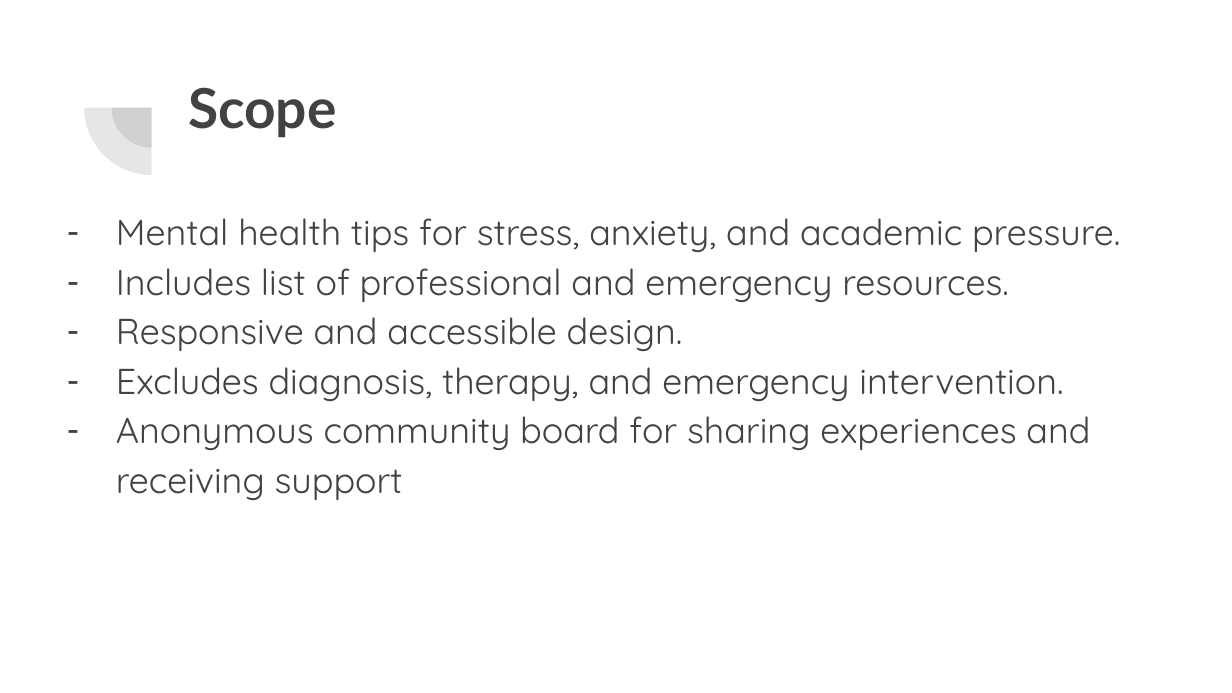
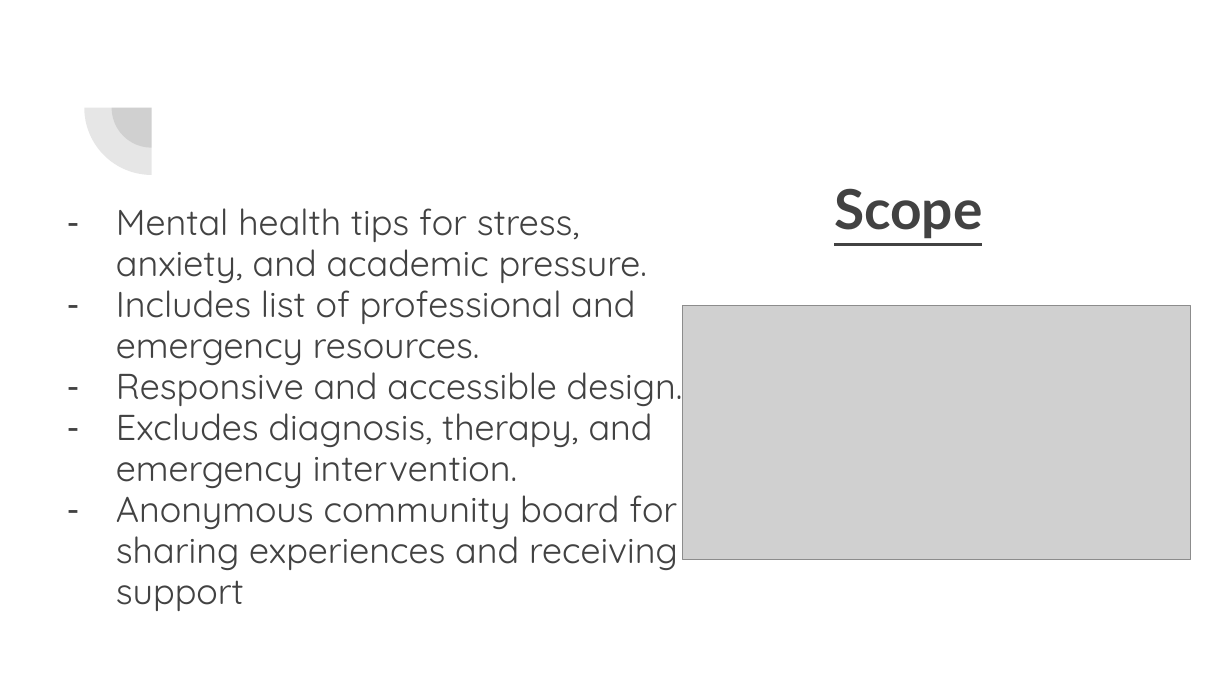
Before and after one commit to ziadprog/ISTE240-Project-Group-6, a slide deck: slide 3 of ISTE Project PPT Group 6.pptx. Drawn at 1232x693 pixels with LibreOffice and Linux fonts; fonts in the diff are those of the drawing; grey boxes stand for pictures. Boxes give left, top, right and bottom in pixels: in the first picture for what was removed or moved away, otherwise in the second. Text is boxed around its words. In the diff, an @@ line names an element or a change of style, - is before the commit and + after.

```diff
--- a/ISTE Project PPT Group 6.pptx
+++ b/ISTE Project PPT Group 6.pptx
@@ title "Scope": place and size @@
-title "Scope" at bbox=[188, 87, 336, 138]
+title "Scope" at bbox=[834, 188, 982, 239]
@@ title "Scope" at bbox=[834, 188, 982, 239]: underline on @@
@@ text "Mental health tips for stress, ..." at bbox=[116, 208, 683, 611]: line spacing 1.15 to 0.95 @@
@@ picture added at bbox=[683, 306, 1191, 559] @@
```
Also in this commit, not shown: 3 other slides changed, 1 slide added.
